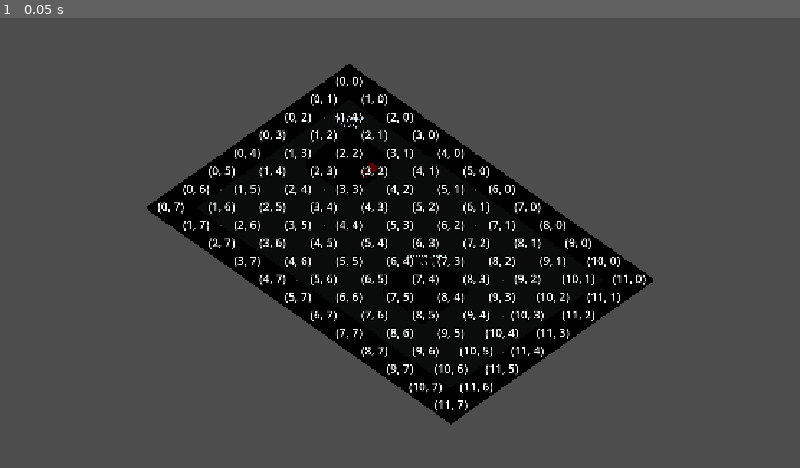
Above: before the commit, frame 1.
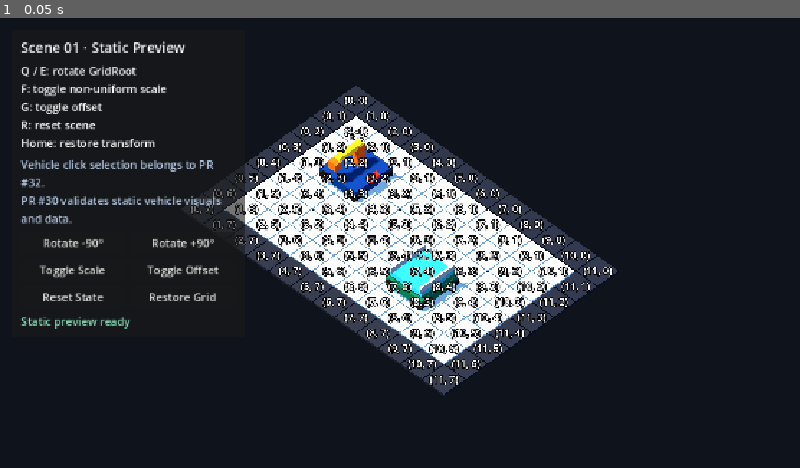
Above: after the commit, the same moment.

Repository: Ri0n72Y/automata
Game: Godot game, scene res://scenes/scene_01/scene_01_basic_packing.tscn
The game is run twice, just before and just after one commit, with the same random seed, the same clock (stepped at 60 frames per second) and the same inputs.
Inputs:
- Up to frame 1 (0.05 s): no input

The runs differ from the first frame. In frame 1, 97% of the frame differs, in the area x 0-100%, y 0-100%.
Error after the commit: Parse Error: Expected indented block after match pattern block. (res://scripts/scene_01/scene_01_manual_controls.gd:15)

Commit message:
[codex]refactor(scene-01): assemble static scene resources

Diff:
--- a/scenes/scene_01/scene_01_basic_packing.tscn
+++ b/scenes/scene_01/scene_01_basic_packing.tscn
@@ -1,11 +1,14 @@
-[gd_scene load_steps=7 format=3 uid="uid://scene01basicpacking"]
+[gd_scene load_steps=10 format=3 uid="uid://scene01basicpacking"]
 
 [ext_resource type="Script" path="res://scripts/scene_01/scene_01_controller.gd" id="1_controller"]
 [ext_resource type="Script" path="res://scripts/grid/grid_debug_view.gd" id="2_grid_debug"]
-[ext_resource type="Script" path="res://scripts/grid/grid_tile_view.gd" id="3_grid_tiles"]
+[ext_resource type="PackedScene" path="res://scenes/scene_01/components/scene_01_field_12x8.tscn" id="3_static_field"]
 [ext_resource type="Script" path="res://scripts/input/grid_selection_controller.gd" id="4_grid_selection"]
-[ext_resource type="Script" path="res://scripts/camera/scene_01_camera_rig.gd" id="5_camera_rig"]
+[ext_resource type="PackedScene" path="res://scenes/scene_01/components/scene_01_camera_lighting.tscn" id="5_camera_lighting"]
 [ext_resource type="Script" path="res://scripts/scene_01/scene_01_vehicle_manager.gd" id="6_vehicle_manager"]
+[ext_resource type="PackedScene" path="res://scenes/scene_01/vehicles/arm_vehicle_placeholder.tscn" id="7_arm_vehicle"]
+[ext_resource type="PackedScene" path="res://scenes/scene_01/vehicles/transport_vehicle_placeholder.tscn" id="8_transport_vehicle"]
+[ext_resource type="PackedScene" path="res://scenes/scene_01/components/scene_01_manual_ui.tscn" id="9_manual_ui"]
 
 [node name="Scene01BasicPacking" type="Node3D"]
 script = ExtResource("1_controller")
@@ -16,9 +19,8 @@
 [node name="GridRoot" type="Node3D" parent="SceneRoot"]
 unique_name_in_owner = true
 
-[node name="GridTileView" type="Node3D" parent="SceneRoot/GridRoot"]
+[node name="GridTileView" parent="SceneRoot/GridRoot" instance=ExtResource("3_static_field")]
 unique_name_in_owner = true
-script = ExtResource("3_grid_tiles")
 
 [node name="GridDebugView" type="Node3D" parent="SceneRoot/GridRoot"]
 unique_name_in_owner = true
@@ -35,18 +37,23 @@
 unique_name_in_owner = true
 script = ExtResource("6_vehicle_manager")
 
+[node name="ArmVehicle" parent="SceneRoot/RobotRoot/Scene01VehicleManager" instance=ExtResource("7_arm_vehicle")]
+position = Vector3(3, 0, 3)
+rotation = Vector3(0, -1.5708, 0)
+
+[node name="TransportVehicle" parent="SceneRoot/RobotRoot/Scene01VehicleManager" instance=ExtResource("8_transport_vehicle")]
+position = Vector3(8, 0, 5)
+rotation = Vector3(0, 1.5708, 0)
+
 [node name="ObjectRoot" type="Node3D" parent="SceneRoot"]
 unique_name_in_owner = true
 
 [node name="CameraRoot" type="Node3D" parent="SceneRoot"]
 unique_name_in_owner = true
 
-[node name="Scene01CameraRig" type="Node3D" parent="SceneRoot/CameraRoot"]
+[node name="Scene01CameraRig" parent="SceneRoot/CameraRoot" instance=ExtResource("5_camera_lighting")]
 unique_name_in_owner = true
-script = ExtResource("5_camera_rig")
+position = Vector3(6, 0, 4)
 
-[node name="SceneCamera" type="Camera3D" parent="SceneRoot/CameraRoot/Scene01CameraRig"]
+[node name="UIRoot" parent="." instance=ExtResource("9_manual_ui")]
 unique_name_in_owner = true
-
-[node name="UIRoot" type="CanvasLayer" parent="."]
-unique_name_in_owner = true
